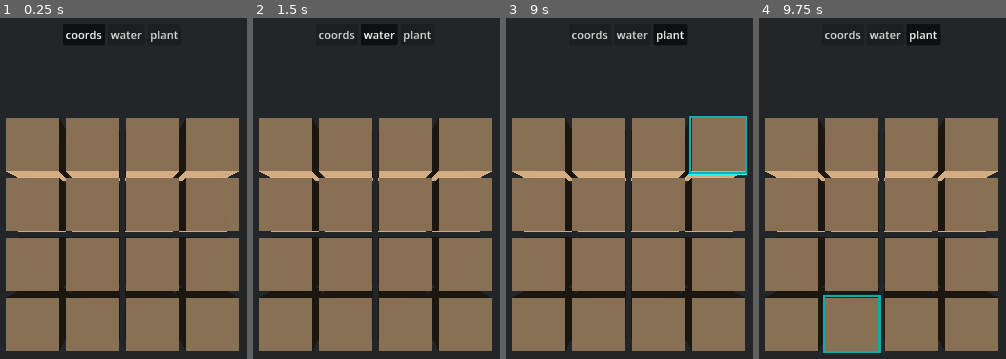
Above: before the commit, frames 1-4 (left to right).
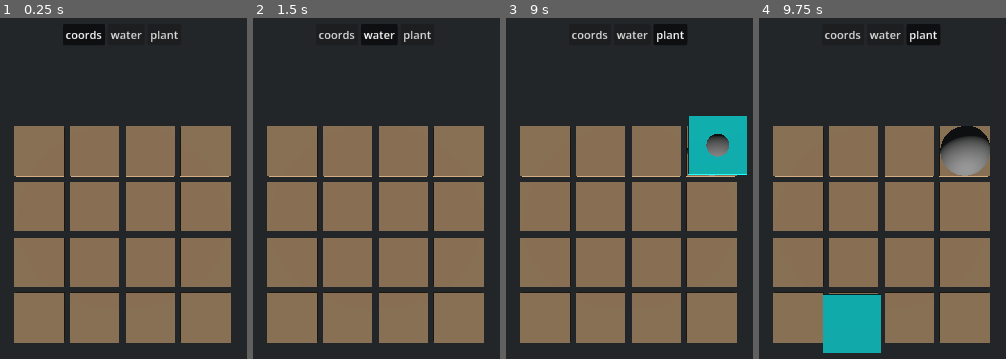
Above: after the commit, the same moments.

Repository: nicoexport/crops
Game: Godot game, scene res://scenes/game.tscn
The game is run twice, just before and just after one commit, with the same random seed, the same clock (stepped at 60 frames per second) and the same inputs.
Inputs (mouse positions are in pixels of both pictures, inside the frame that each line leads up to):
- Up to frame 1 (0.25 s): no input
- Up to frame 2 (1.5 s): click "coords" at 0.5 s; click "water" at 1.25 s
- Up to frame 3 (9 s): click "plant" at 2 s; click "coords" at 2.75 s; click "water" at 3.5 s; click "plant" at 4.25 s; click "coords" at 5 s; click "water" at 5.75 s; click "plant" at 6.5 s; tap Enter at 7.25, 8.75 s; move the mouse to (outside the picture) at 7.27 s; hold 1 (1) 7.28-8.03 s; click (outside the picture) at 7.42 s; tap Space at 8 s; move the mouse to (outside the picture) at 8.02 s; tap 1 (1) at 8.1 s; click (outside the picture) at 8.17 s; move the mouse to (708, 137) at 8.77 s; hold 2 (2) from 8.78 s (still down); click (708, 137) at 8.92 s
- Up to frame 4 (9.75 s): tap 1 (1) at 9.05, 9.6 s; tap Space at 9.5 s; move the mouse to (840, 324) at 9.52 s; release 2 (2) at 9.53 s; click (840, 324) at 9.67 s

The runs differ from the first frame. In frame 1, 18% of the frame differs, in the area x 2-97%, y 29-98%; in frame 2, 18%; in frame 3, 20%; in frame 4, 23%.

Commit message:
placing cell entity mesh

Diff:
--- a/scripts/grid_view.gd
+++ b/scripts/grid_view.gd
@@ -59,8 +59,9 @@
 			var position_2d = Vector2(x, y) * Vector2(1 + spacing.x, 1 + spacing.y) - centering_offset
 			cell_view.position = Vector3(position_2d.x, 0, position_2d.y)
 			cell_view.use_collision = true
+			cell_view.material = cell_material.duplicate(true)
+			cell_view.size.y = 0.1
 			cell_view.slot_interacted.connect(_on_slot_interacted)
-			cell_view.material = cell_material.duplicate(true)
 			cell_parent_node.add_child(cell_view)
 			if Engine.is_editor_hint() and scene_owner != null:
 				cell_view.owner = scene_owner
@@ -140,6 +141,14 @@
 	var box = cell_parent_node.get_child(index) as CSGBox3D
 	if box != null:
 		print("Cell entity changed at ", str(x), " : ", str(y), " to entity ", str(entity.name))
+		# remove old entity model if any
+		for child in box.get_children():
+			child.queue_free()
+		if entity != null and entity.model != null:
+			var entity_instance = MeshInstance3D.new()
+			entity_instance.mesh = entity.model
+			box.add_child(entity_instance)
+
 		return
 
 
